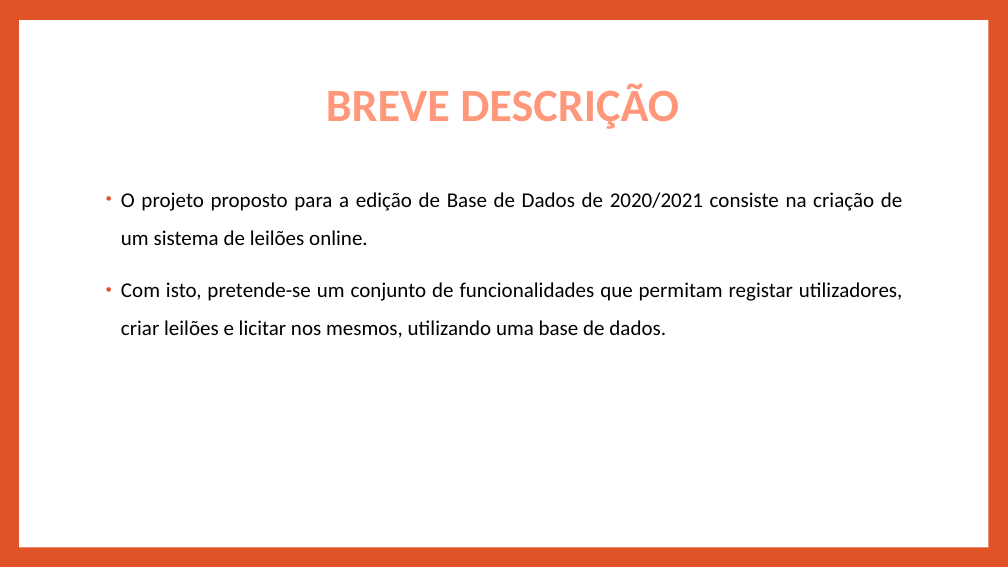
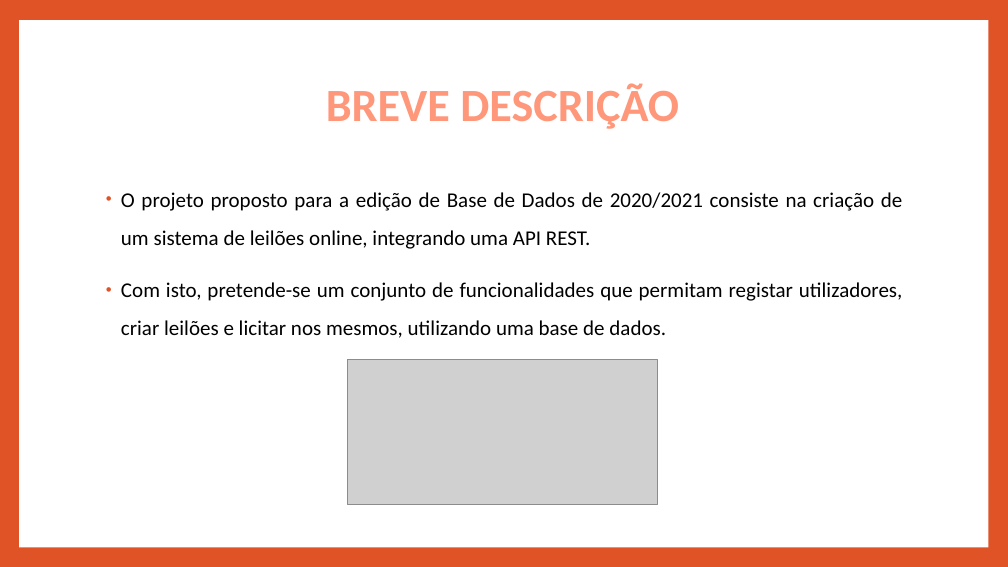
Before and after one commit to pedrotiag0/BD-Leiloes, a slide deck: slide 3 of Meta1/SubmissaoFinal/Apresentacao Meta 1 - BD.pptx. Drawn at 1008x567 pixels with LibreOffice and Linux fonts; fonts in the diff are those of the drawing; grey boxes stand for pictures. Boxes give left, top, right and bottom in pixels: in the first picture for what was removed or moved away, otherwise in the second. Text is boxed around its words. In the diff, an @@ line names an element or a change of style, - is before the commit and + after.

```diff
--- a/Meta1/SubmissaoFinal/Apresentacao Meta 1 - BD.pptx
+++ b/Meta1/SubmissaoFinal/Apresentacao Meta 1 - BD.pptx
@@ text at (121,192,902,249): text changed @@
-• O projeto proposto para a edição de Base de Dados de 2020/2021 consiste na criação de um sistema de leilões online.
+• O projeto proposto para a edição de Base de Dados de 2020/2021 consiste na criação de um sistema de leilões online, integrando uma API REST.
@@ picture added at (348,360,658,504) @@
```
Also in this commit, not shown: 1 other file.
